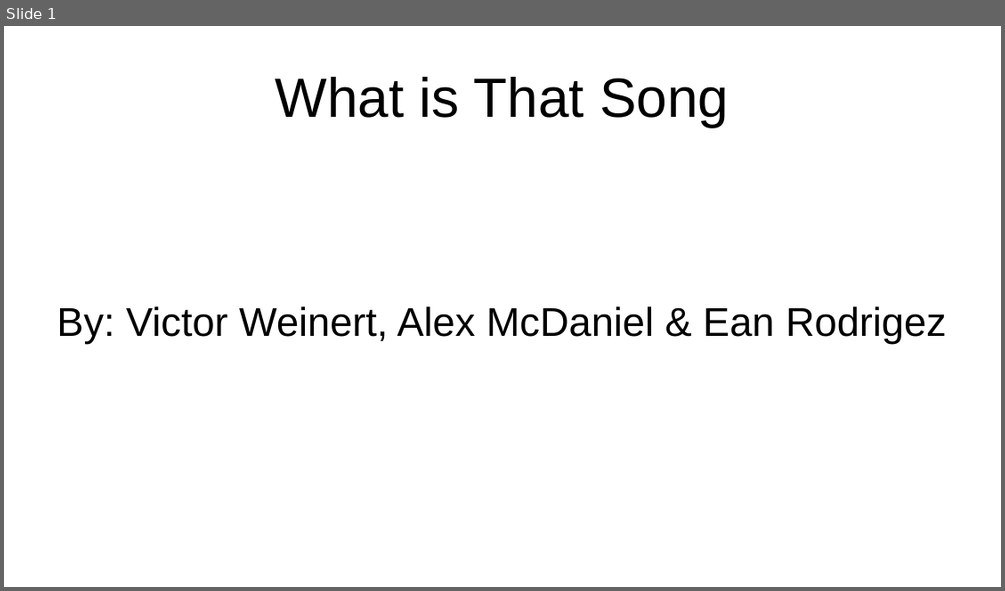
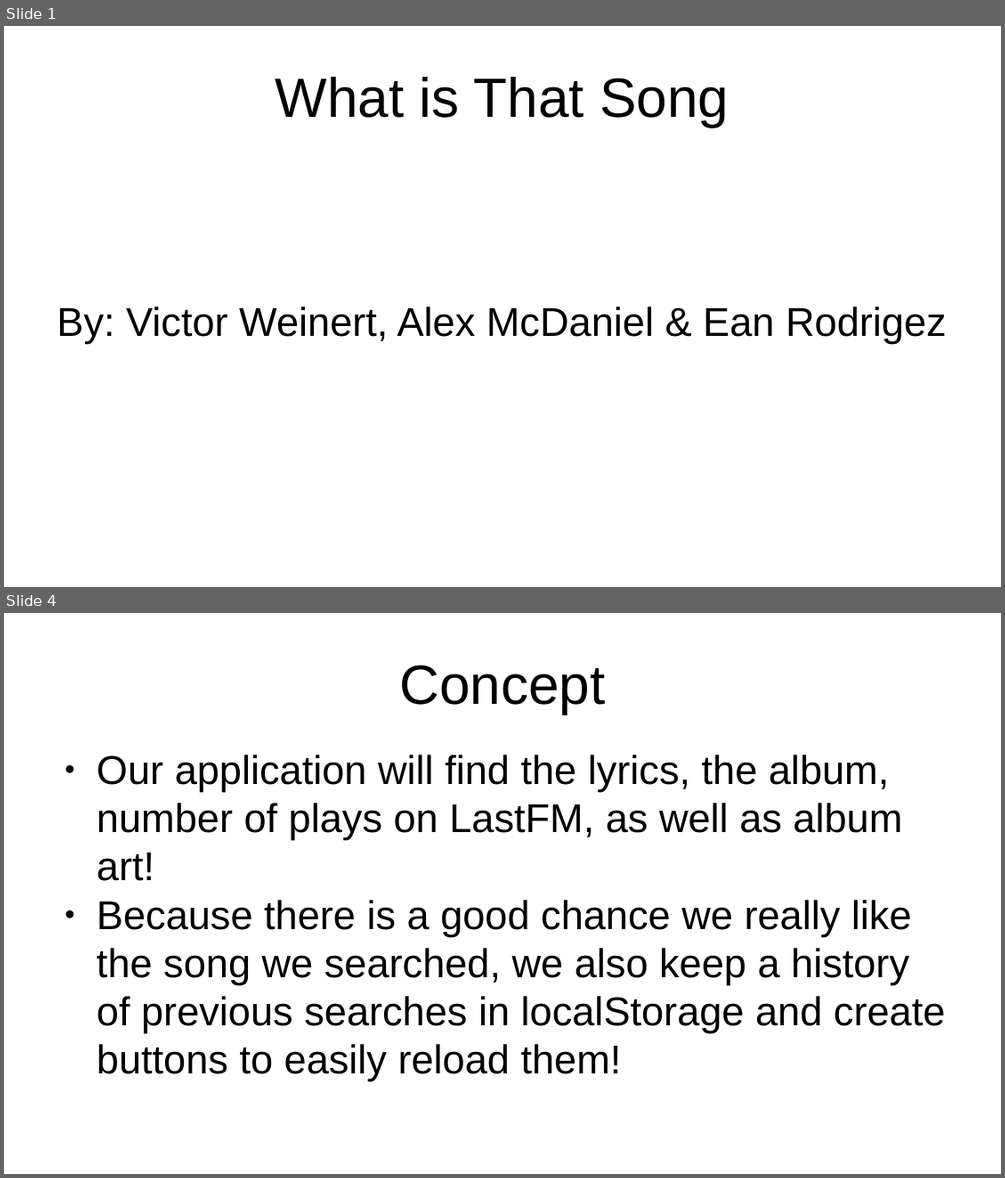
Before and after one commit to alexm1937/what-is-that-song, a slide deck: presentation.odp. Shown one above the other, each under a label of ours: slide 1 before the commit, slides 1 and 4 after it; the slides between them are not shown. The pictures are 1005x591 and 1005x1178 pixels, drawn with LibreOffice and Linux fonts; fonts in the diff are those of the drawing. Boxes give left, top, right and bottom in pixels: in the first picture for what was removed or moved away, otherwise in the second. Text is boxed around its words. In the diff, an @@ line names an element or a change of style, - is before the commit and + after.

```diff
--- a/presentation.odp
+++ b/presentation.odp
@@ slide 4 added at (4, 613, 1001, 1174), background #FFFFFF @@
@@ title added at (399, 665, 605, 714), 44 pt, text #000000 @@
+Concept
@@ text added at (97, 755, 945, 1081), 32 pt, text #000000 @@
+● Our application will find the lyrics, the album, number of plays on LastFM, as well as album art!
+● Because there is a good chance we really like the song we searched, we also keep a history of previous searches in localStorage and create buttons to easily reload them!
```
Also in this commit, not shown: 4 slides changed, 2 other slides added, 1 slide removed, 1 other file.
